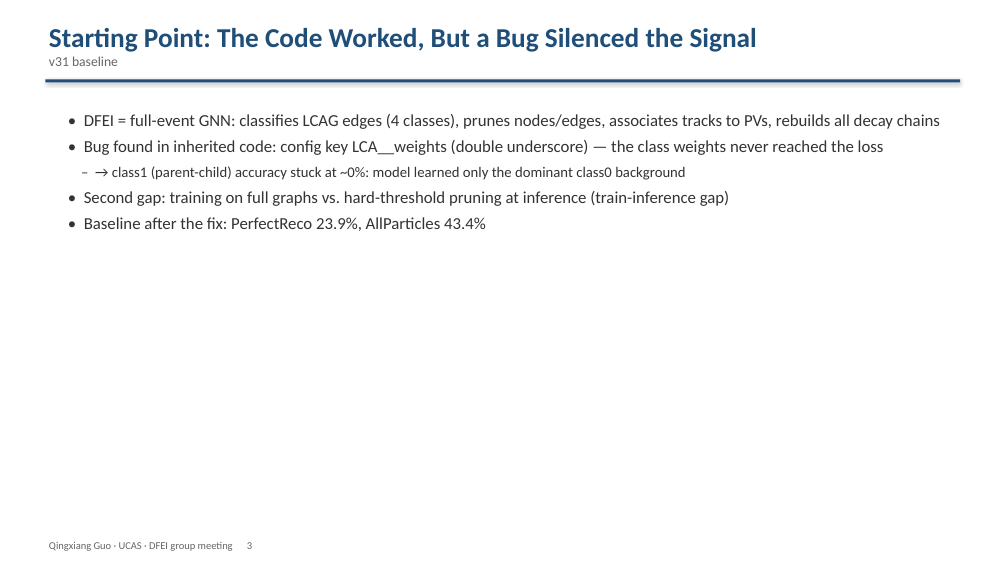
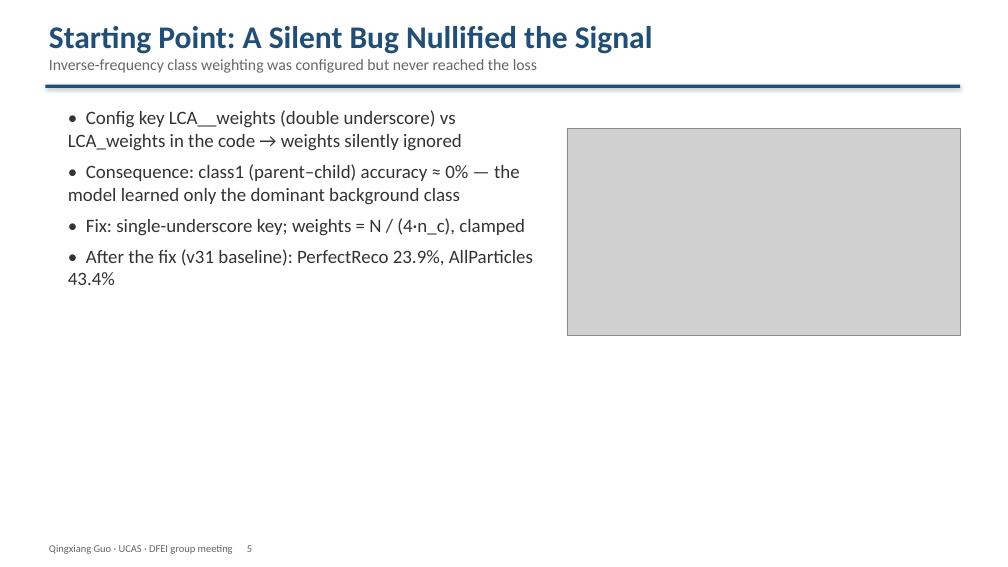
Before and after one commit to Aniedrew/dfei_ift, a slide deck: slide 5 of meeting_figs/DFEI_progress_20260902_EN.pptx (slide 3 before the commit). Drawn at 1008x567 pixels with LibreOffice and Linux fonts; fonts in the diff are those of the drawing; grey boxes stand for pictures. Boxes give left, top, right and bottom in pixels: in the first picture for what was removed or moved away, otherwise in the second. Text is boxed around its words. In the diff, an @@ line names an element or a change of style, - is before the commit and + after.

Commit message:
docs: formalize group-meeting deck v2 (25 slides, figures, >=20pt) + speech script

```diff
--- a/meeting_figs/DFEI_progress_20260902_EN.pptx
+++ b/meeting_figs/DFEI_progress_20260902_EN.pptx
@@ text at (x1=49, y1=26, x2=653, y2=73): text changed; size 26 to 15 pt; text colour #1F4E79 to #666666; bold off @@
-Starting Point: The Code Worked, But a Bug Silenced the Signal
-v31 baseline
+Starting Point: A Silent Bug Nullified the Signal
+Inverse-frequency class weighting was configured but never reached the loss
@@ rectangle moved from (x1=45, y1=79, x2=960, y2=82) to (x1=45, y1=85, x2=960, y2=88) @@
@@ text at (x1=68, y1=110, x2=533, y2=285): text changed; size 16 to 18 pt @@
-• DFEI = full-event GNN: classifies LCAG edges (4 classes), prunes nodes/edges, associates tracks to PVs, rebuilds all decay chains
-• Bug found in inherited code: config key LCA__weights (double underscore) — the class weights never reached the loss
-– → class1 (parent-child) accuracy stuck at ~0%: model learned only the dominant class0 background
-• Second gap: training on full graphs vs. hard-threshold pruning at inference (train-inference gap)
-• Baseline after the fix: PerfectReco 23.9%, AllParticles 43.4%
+• Config key LCA__weights (double underscore) vs LCA_weights in the code → weights silently ignored
+• Consequence: class1 (parent–child) accuracy ≈ 0% — the model learned only the dominant background class
+• Fix: single-underscore key; weights = N / (4·n_c), clamped
+• After the fix (v31 baseline): PerfectReco 23.9%, AllParticles 43.4%
@@ picture added at (x1=567, y1=129, x2=960, y2=336) @@
@@ text at (x1=49, y1=545, x2=252, y2=554): text changed @@
-Qingxiang Guo · UCAS · DFEI group meeting 3
+Qingxiang Guo · UCAS · DFEI group meeting 5
```
Also in this commit, not shown: 14 other slides changed, 10 slides added, 4 slides removed, 2 other files.
